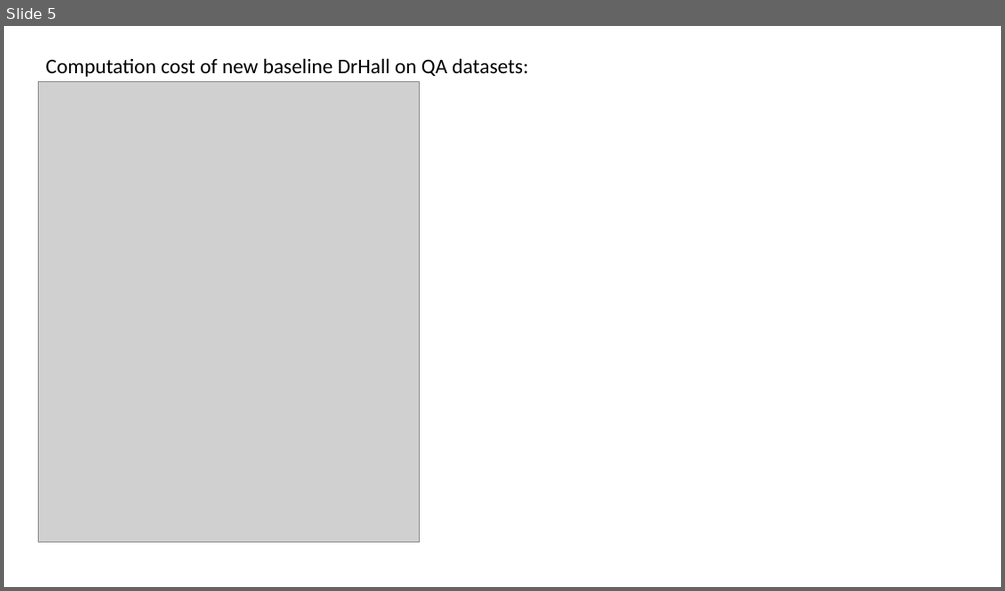
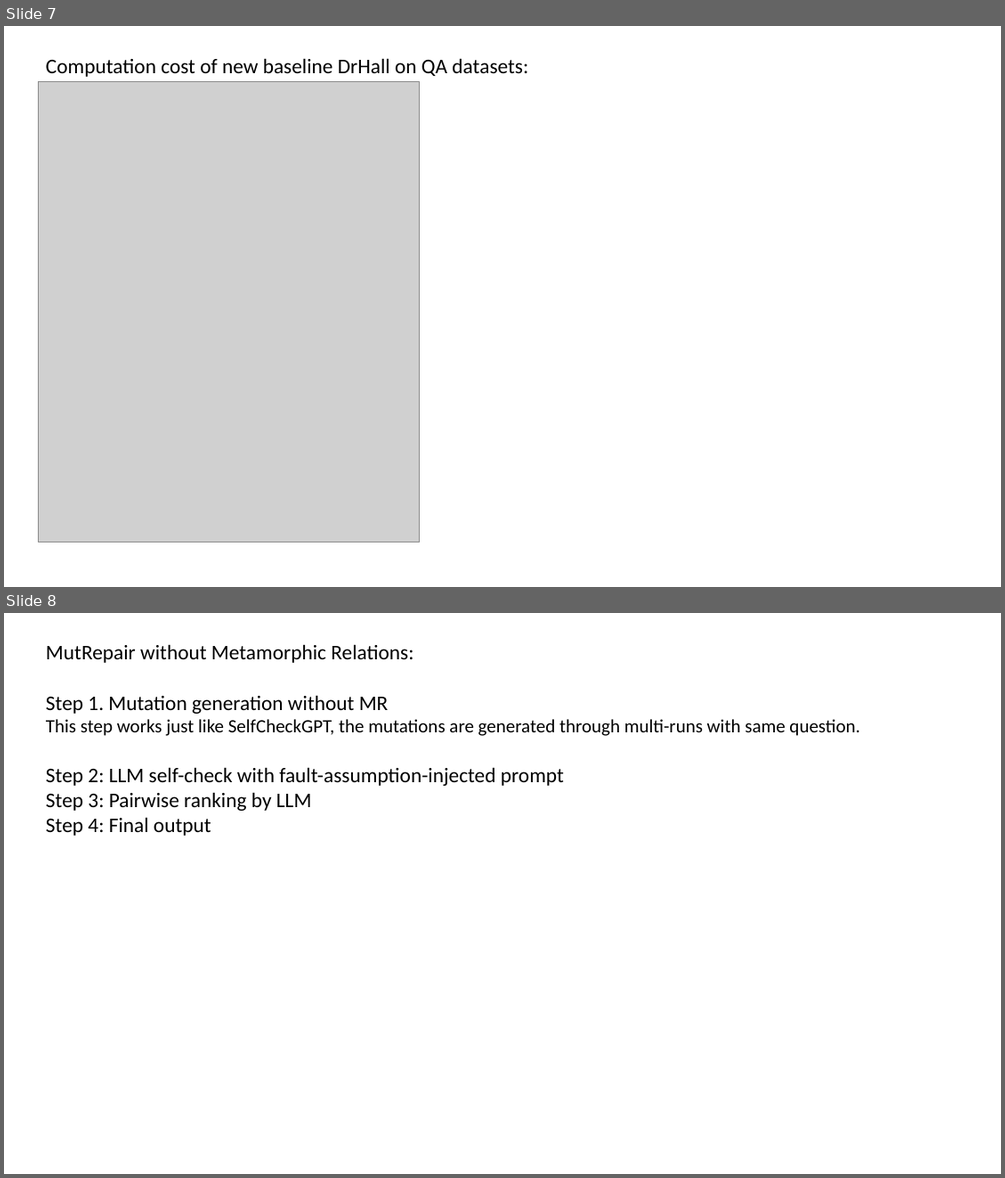
Before and after one commit to zbybr/LLMHalluMiti, a slide deck: slides/20260623.pptx. Shown one above the other, each under a label of ours: slide 5 before the commit, slides 7 and 8 after it. The pictures are 1005x591 and 1005x1178 pixels, drawn with LibreOffice and Linux fonts; fonts in the diff are those of the drawing; grey boxes stand for pictures. Boxes give left, top, right and bottom in pixels: in the first picture for what was removed or moved away, otherwise in the second. Text is boxed around its words. In the diff, an @@ line names an element or a change of style, - is before the commit and + after.

```diff
--- a/slides/20260623.pptx
+++ b/slides/20260623.pptx
@@ slide 8 added at [4, 613, 1001, 1174], background #FFFFFF @@
@@ text added at [46, 644, 860, 835], 20 pt, text #000000 @@
+MutRepair without Metamorphic Relations:
+Step 1. Mutation generation without MR
+This step works just like SelfCheckGPT, the mutations are generated through multi-runs with same question.
+Step 2: LLM self-check with fault-assumption-injected prompt
+Step 3: Pairwise ranking by LLM
+Step 4: Final output
@@ what was slide 5 is now slide 7 @@
```
Also in this commit, not shown: 2 other slides added, 1 slide removed.
